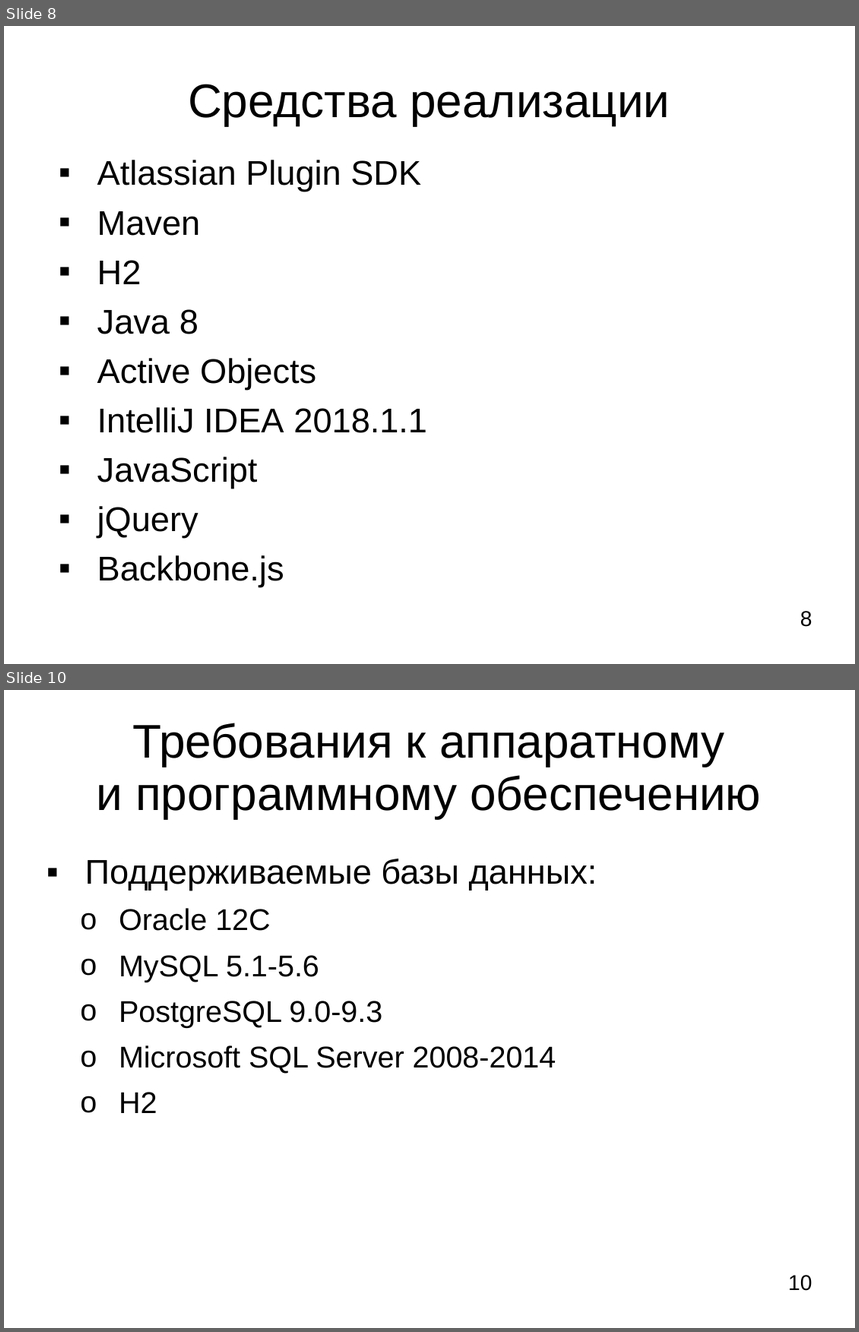
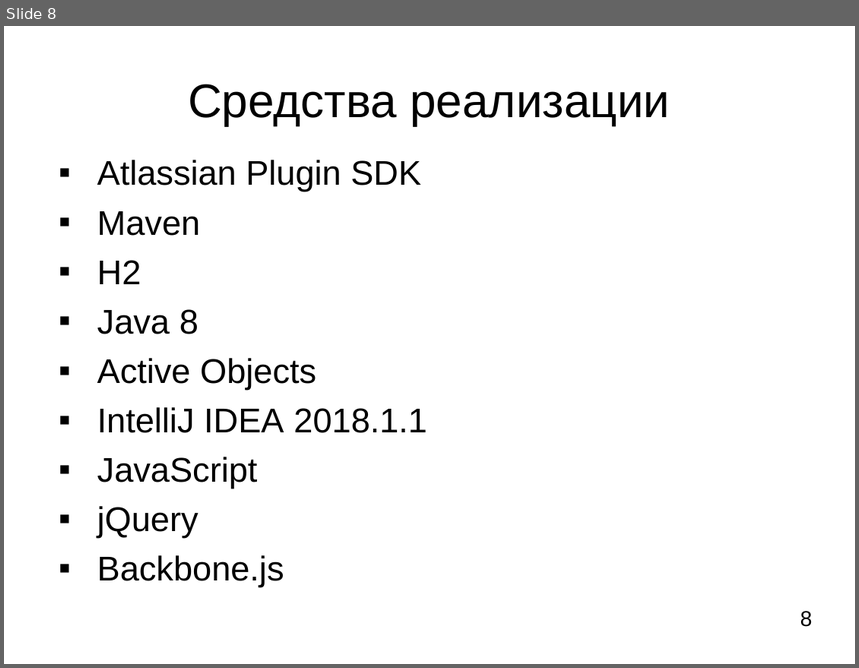
Before and after one commit to LilyTs/Diplom, a slide deck: Цаплина_(Дипломная).ppt. Shown one above the other, each under a label of ours: slides 8 and 10 before the commit, slide 8 after it; the slides between them are not shown. The pictures are 859x1332 and 859x668 pixels, drawn with LibreOffice and Linux fonts; fonts in the diff are those of the drawing. Boxes give left, top, right and bottom in pixels: in the first picture for what was removed or moved away, otherwise in the second. Text is boxed around its words. In the diff, an @@ line names an element or a change of style, - is before the commit and + after.

```diff
--- a/Цаплина_(Дипломная).ppt
+++ b/Цаплина_(Дипломная).ppt
@@ slide 10 removed at bbox=[4, 690, 855, 1328], background #FFFFFF @@
@@ title removed at bbox=[96, 723, 761, 819] @@
-Требования к аппаратному и программному обеспечению
@@ text removed at bbox=[85, 859, 598, 1113] @@
-▪ Поддерживаемые базы данных:
-  o Oracle 12C
-  o MySQL 5.1-5.6
-  o PostgreSQL 9.0-9.3
-  o Microsoft SQL Server 2008-2014
-  o H2
@@ page number removed at bbox=[788, 1275, 812, 1291] @@
-10
```
Also in this commit, not shown: 1 slide changed, 1 slide added, 2 other slides removed, 1 other file.
